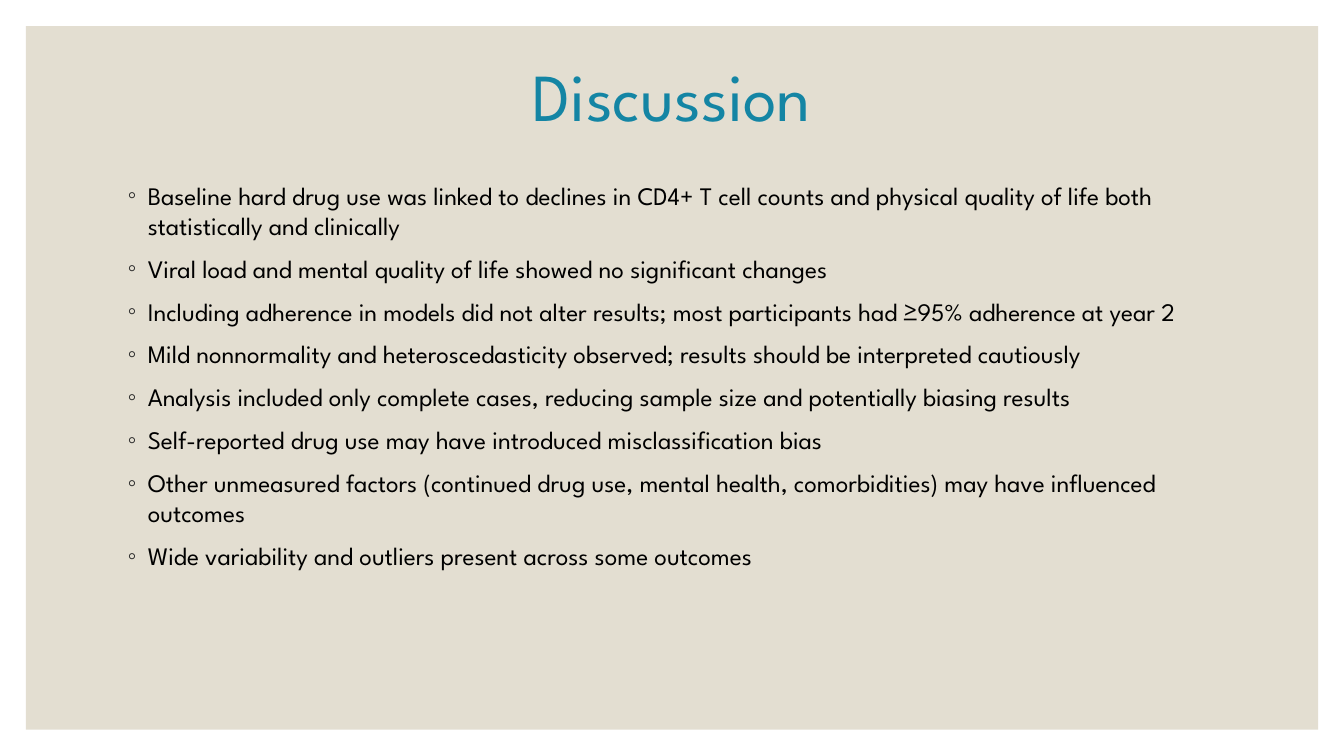
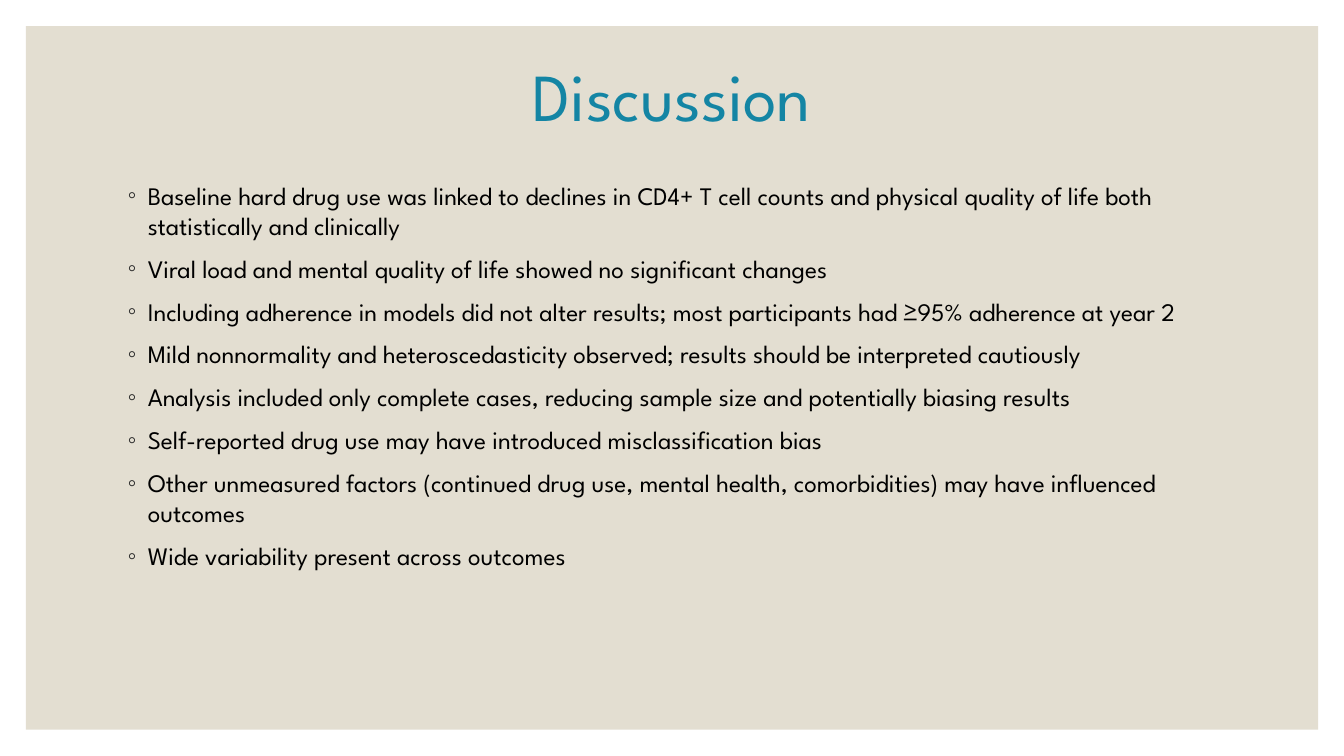
Before and after one commit to robledok/BIOS6624, a slide deck: slide 7 of Project 1/Dissemination/Project 1 Final Presentation.pptx. Drawn at 1344x756 pixels with LibreOffice and Linux fonts; fonts in the diff are those of the drawing. Boxes give left, top, right and bottom in pixels: in the first picture for what was removed or moved away, otherwise in the second. Text is boxed around its words. In the diff, an @@ line names an element or a change of style, - is before the commit and + after.

```diff
--- a/Project 1/Dissemination/Project 1 Final Presentation.pptx
+++ b/Project 1/Dissemination/Project 1 Final Presentation.pptx
@@ text at <box>148,547,565,571</box>: text changed @@
-◦ Wide variability and outliers present across some outcomes
+◦ Wide variability present across outcomes
```
Also in this commit, not shown: 2 other slides changed, 7 other files.
